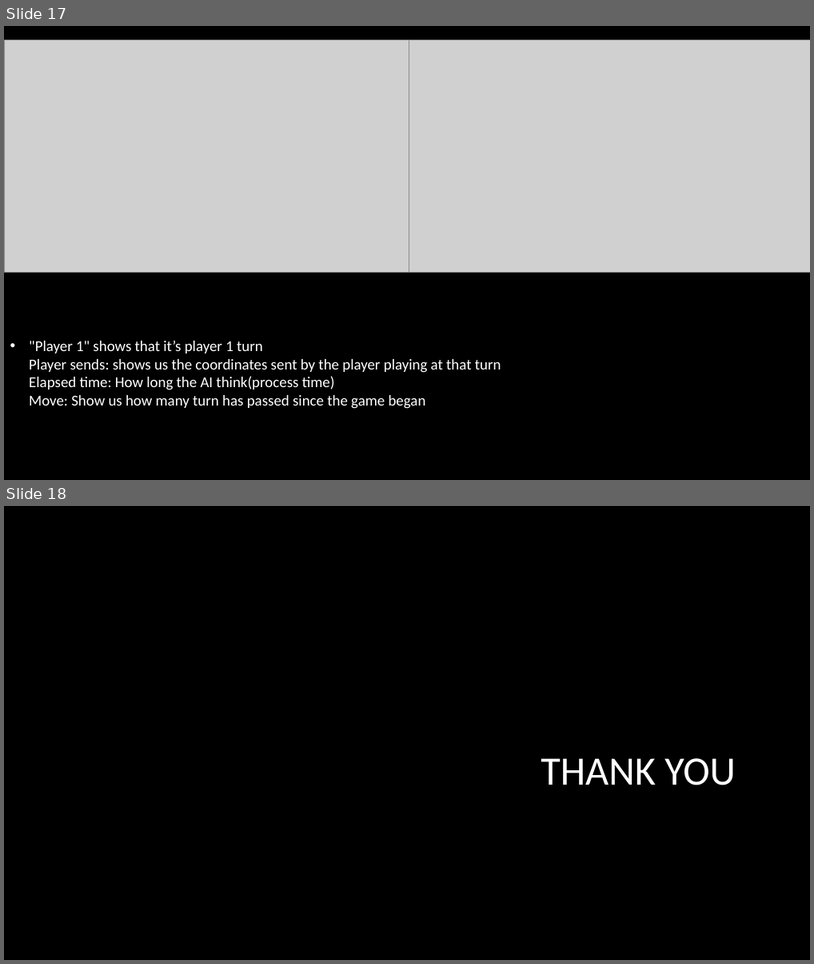
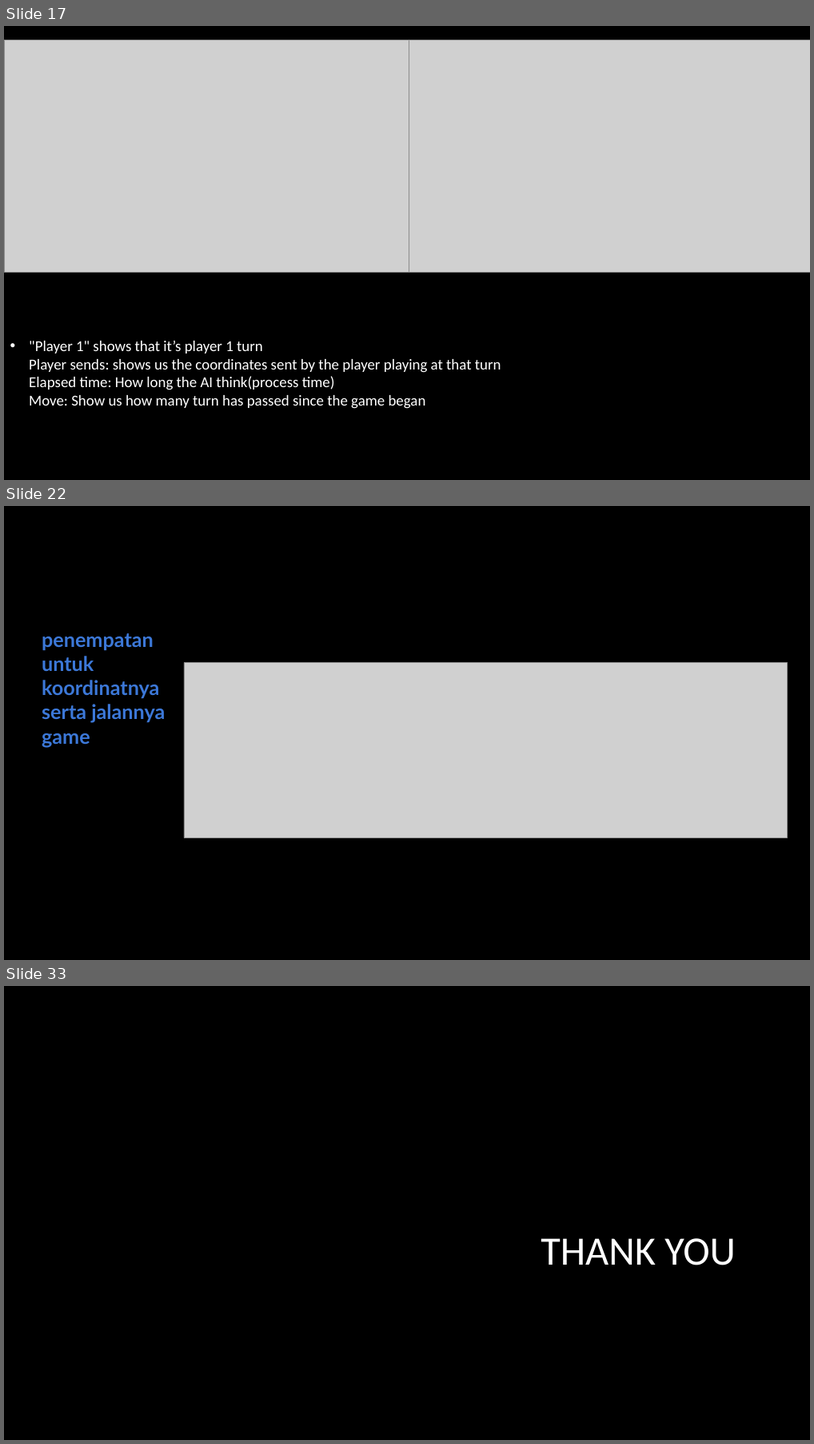
Before and after one commit to KBDoraemon/TugasKB, a slide deck: proyek/Computer GO.pptx. Shown one above the other, each under a label of ours: slides 17 and 18 before the commit, slides 17, 22 and 33 after it; the slides between them are not shown. The pictures are 814x964 and 814x1444 pixels, drawn with LibreOffice and Linux fonts; fonts in the diff are those of the drawing; grey boxes stand for pictures; background and template pictures are left out. Boxes give left, top, right and bottom in pixels: in the first picture for what was removed or moved away, otherwise in the second. Text is boxed around its words. In the diff, an @@ line names an element or a change of style, - is before the commit and + after.

```diff
--- a/proyek/Computer GO.pptx
+++ b/proyek/Computer GO.pptx
@@ slide 22 added at [4,506,810,960], background picture (left out) @@
@@ text added at [42,633,165,747], 24 pt, text #3C78D8, bold @@
+penempatan untuk koordinatnya serta jalannya game
@@ picture added at [184,663,788,838] @@
@@ what was slide 18 is now slide 33 @@
```
Also in this commit, not shown: 14 other slides added.
